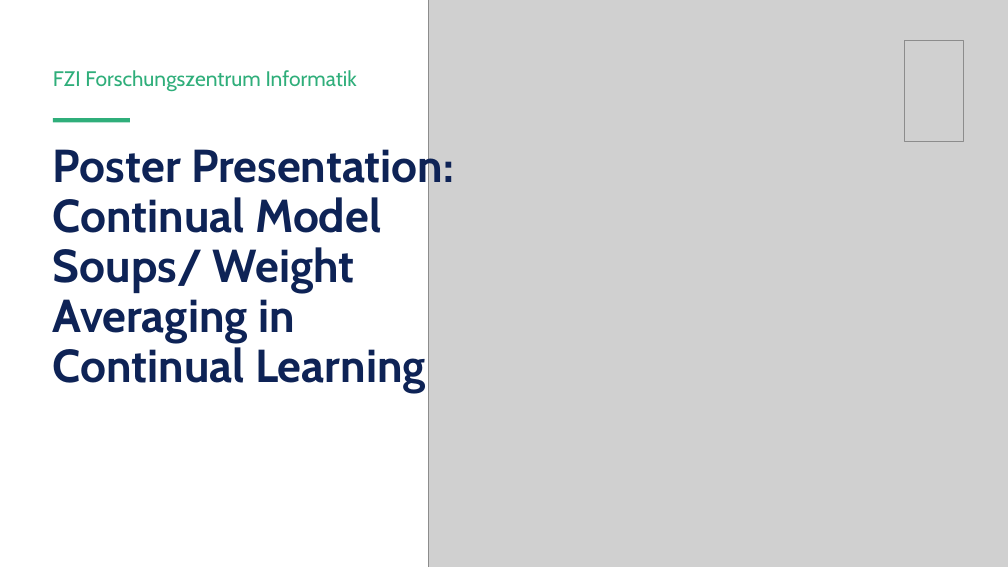
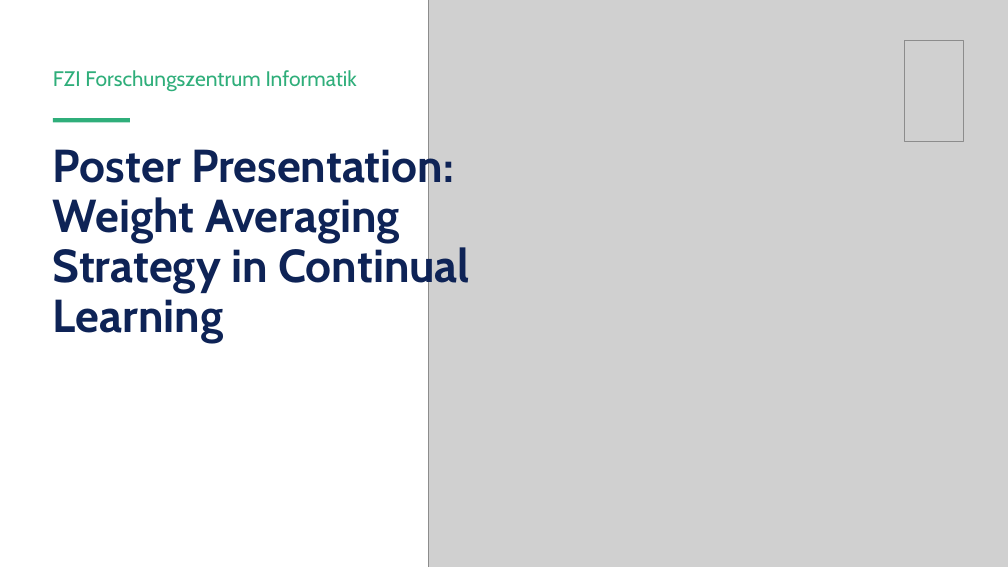
Before and after one commit to nikvogel/WeightAveragingCL, a slide deck: slide 1 of PosterPresentation.pptx. Drawn at 1008x567 pixels with LibreOffice and Linux fonts; fonts in the diff are those of the drawing; grey boxes stand for pictures; background and template pictures are left out. Boxes give left, top, right and bottom in pixels: in the first picture for what was removed or moved away, otherwise in the second. Text is boxed around its words. In the diff, an @@ line names an element or a change of style, - is before the commit and + after.

```diff
--- a/PosterPresentation.pptx
+++ b/PosterPresentation.pptx
@@ title at (x1=53, y1=143, x2=470, y2=343): text changed @@
-Poster Presentation:
-Continual Model Soups/ Weight Averaging in Continual Learning
+Poster Presentation:
+Weight Averaging Strategy in Continual Learning
```
Also in this commit, not shown: 4 other slides changed.
